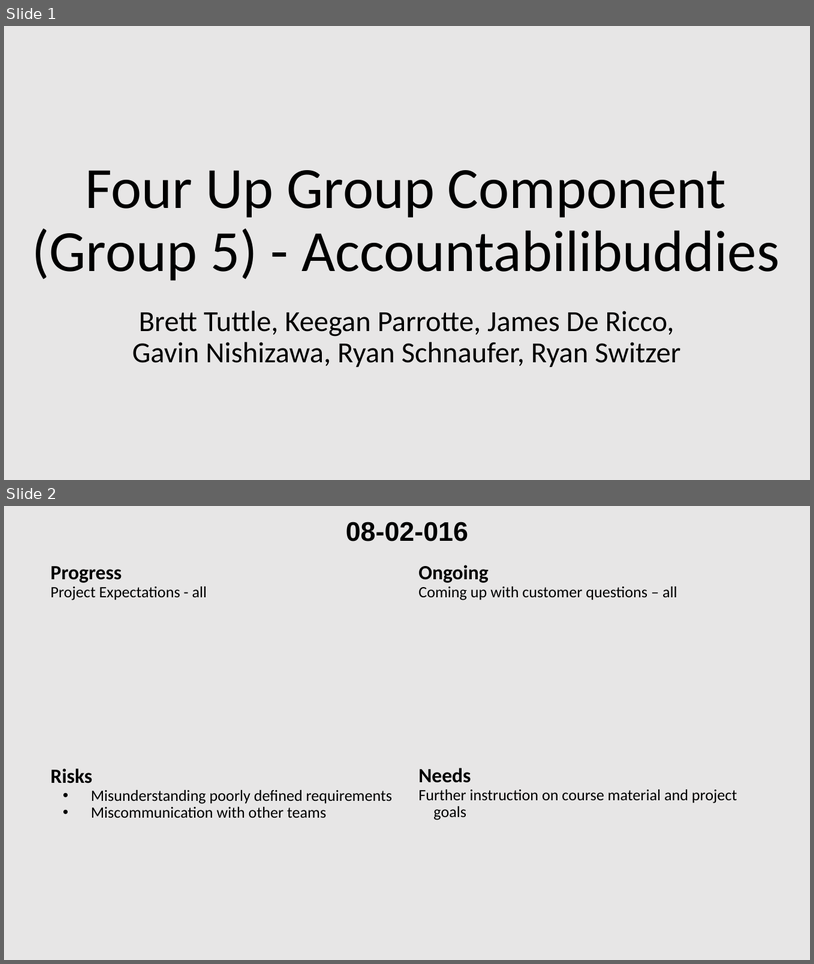
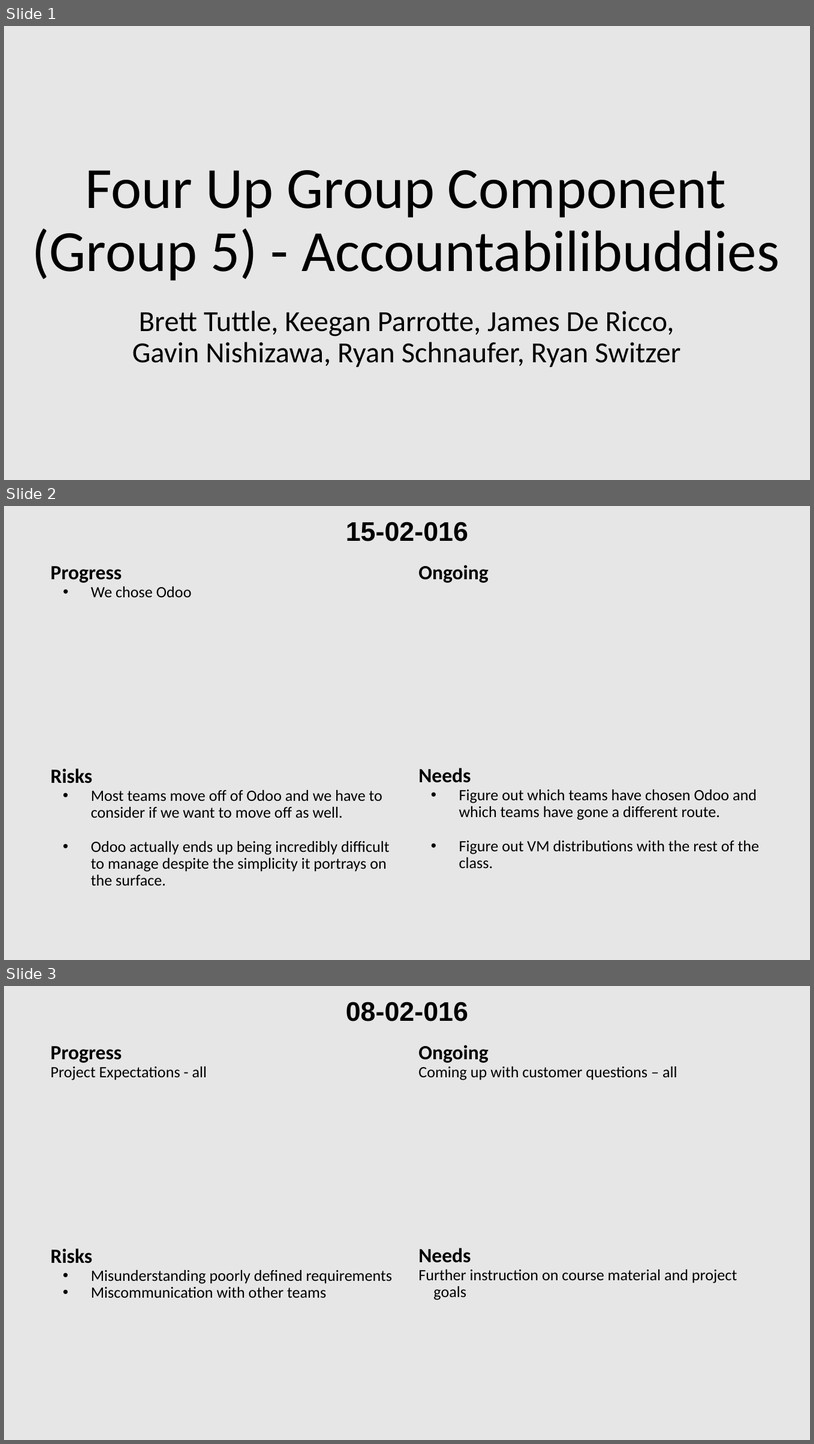
Before and after one commit to dan7800/EntProject, a slide deck: Documentation/accounting (group 5)/FourUpCharts.pptx. Shown one above the other, each under a label of ours: slides 1 and 2 before the commit, slides 1, 2 and 3 after it. The pictures are 814x964 and 814x1444 pixels, drawn with LibreOffice and Linux fonts; fonts in the diff are those of the drawing. Boxes give left, top, right and bottom in pixels: in the first picture for what was removed or moved away, otherwise in the second. Text is boxed around its words. In the diff, an @@ line names an element or a change of style, - is before the commit and + after.

Commit message:
Four Up Chart Week 4

```diff
--- a/Documentation/accounting (group 5)/FourUpCharts.pptx
+++ b/Documentation/accounting (group 5)/FourUpCharts.pptx
@@ slide 2 added at box(4, 506, 810, 960), background #E7E6E6 @@
@@ text added at box(346, 522, 468, 541), 24 pt, text #000000, bold @@
+15-02-016
@@ text added at box(51, 566, 192, 597), 14 pt, text #000000 @@
+Progress
+• We chose Odoo
@@ text added at box(419, 565, 489, 583), 18 pt, text #000000, bold @@
+Ongoing
@@ text added at box(51, 768, 389, 885), 14 pt, text #000000 @@
+Risks
+• Most teams move off of Odoo and we have to consider if we want to move off as well.
+• Odoo actually ends up being incredibly difficult to manage despite the simplicity it portrays on the surface.
@@ text added at box(419, 768, 759, 868), 14 pt, text #000000 @@
+Needs
+• Figure out which teams have chosen Odoo and which teams have gone a different route.
+• Figure out VM distributions with the rest of the class.
@@ what was slide 2 is now slide 3 @@
```
